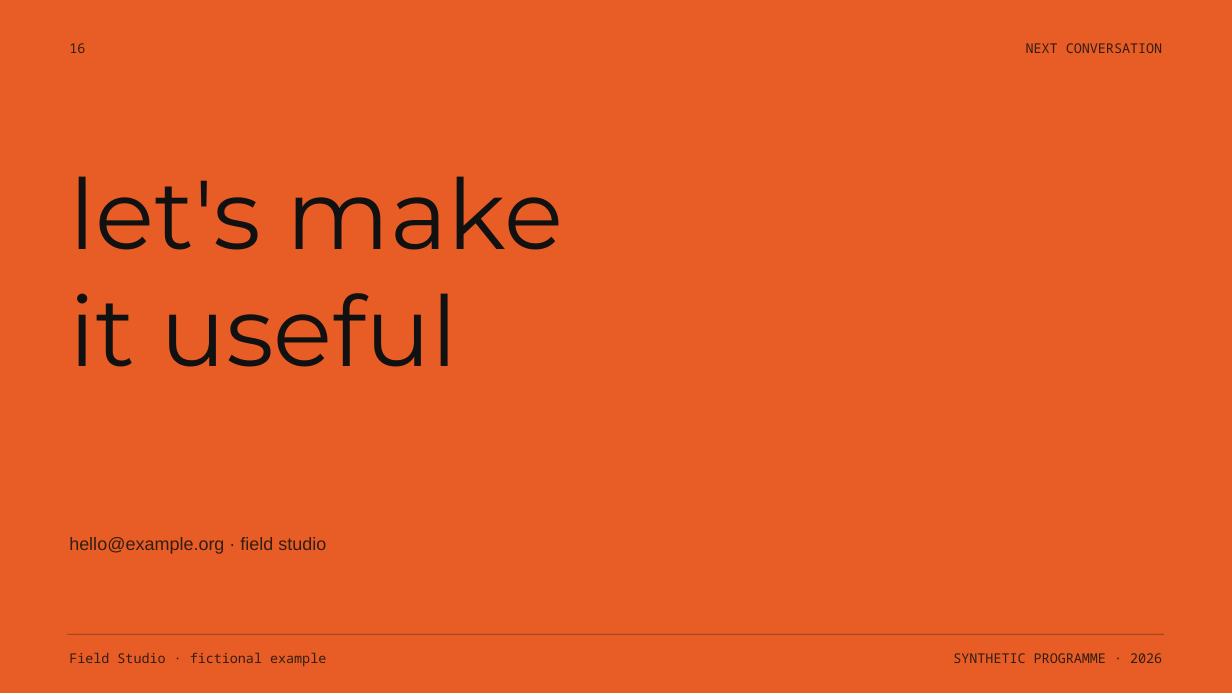
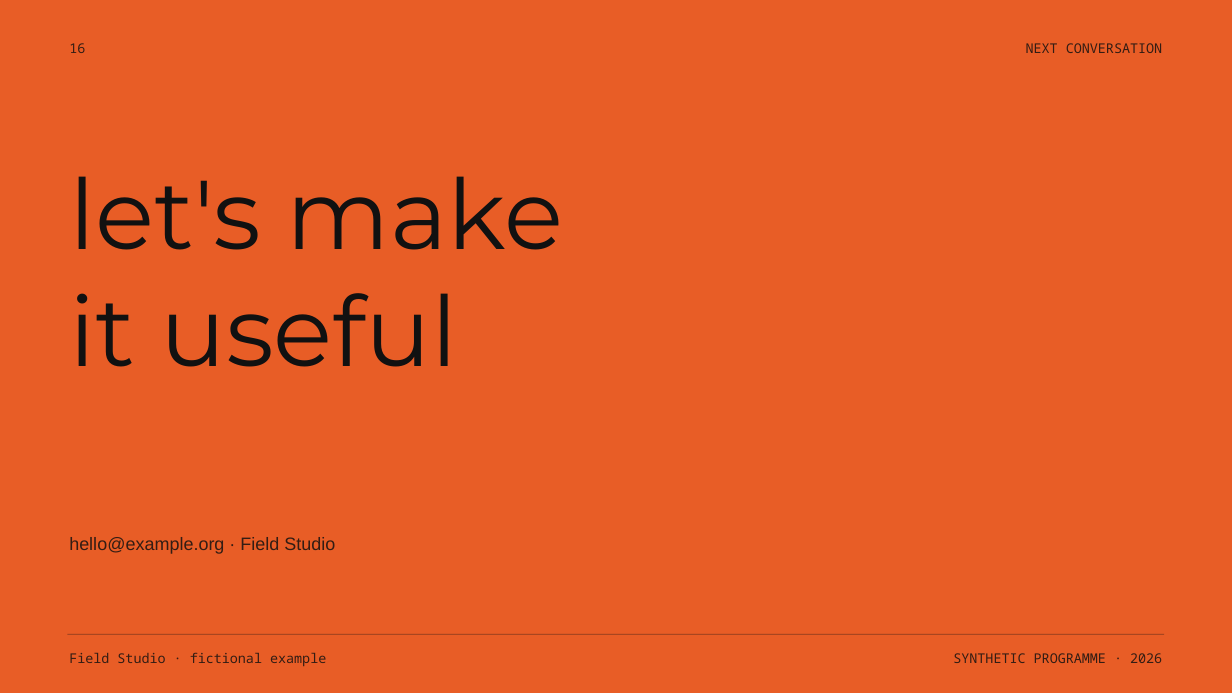
Before and after one commit to hustcer/pptx-nova, a slide deck: slide 16 of pptx-nova/assets/examples/broadside/deck.pptx. Drawn at 1232x693 pixels with LibreOffice and Linux fonts; fonts in the diff are those of the drawing. Boxes give left, top, right and bottom in pixels: in the first picture for what was removed or moved away, otherwise in the second. Text is boxed around its words. In the diff, an @@ line names an element or a change of style, - is before the commit and + after.

```diff
--- a/pptx-nova/assets/examples/broadside/deck.pptx
+++ b/pptx-nova/assets/examples/broadside/deck.pptx
@@ text at (x1=69, y1=537, x2=335, y2=554): text changed @@
-hello@example.org · field studio
+hello@example.org · Field Studio
```
Also in this commit, not shown: 9 other slides changed, 14 other files.
